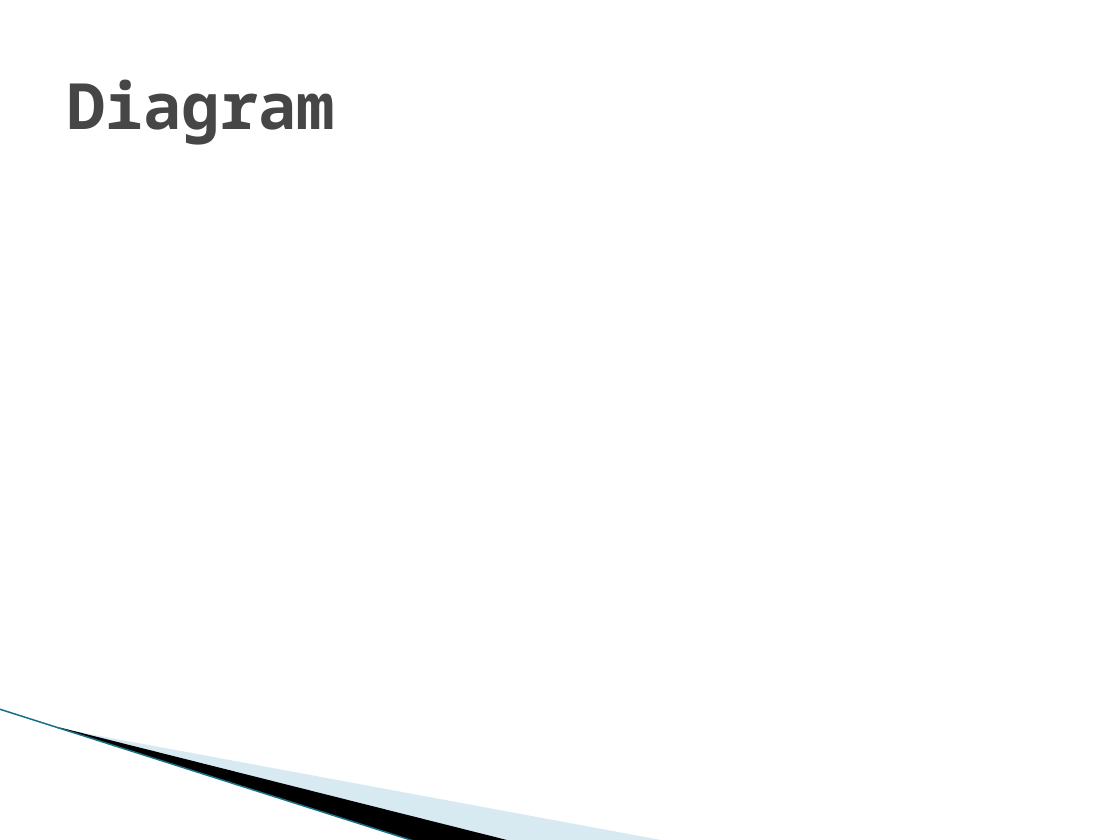
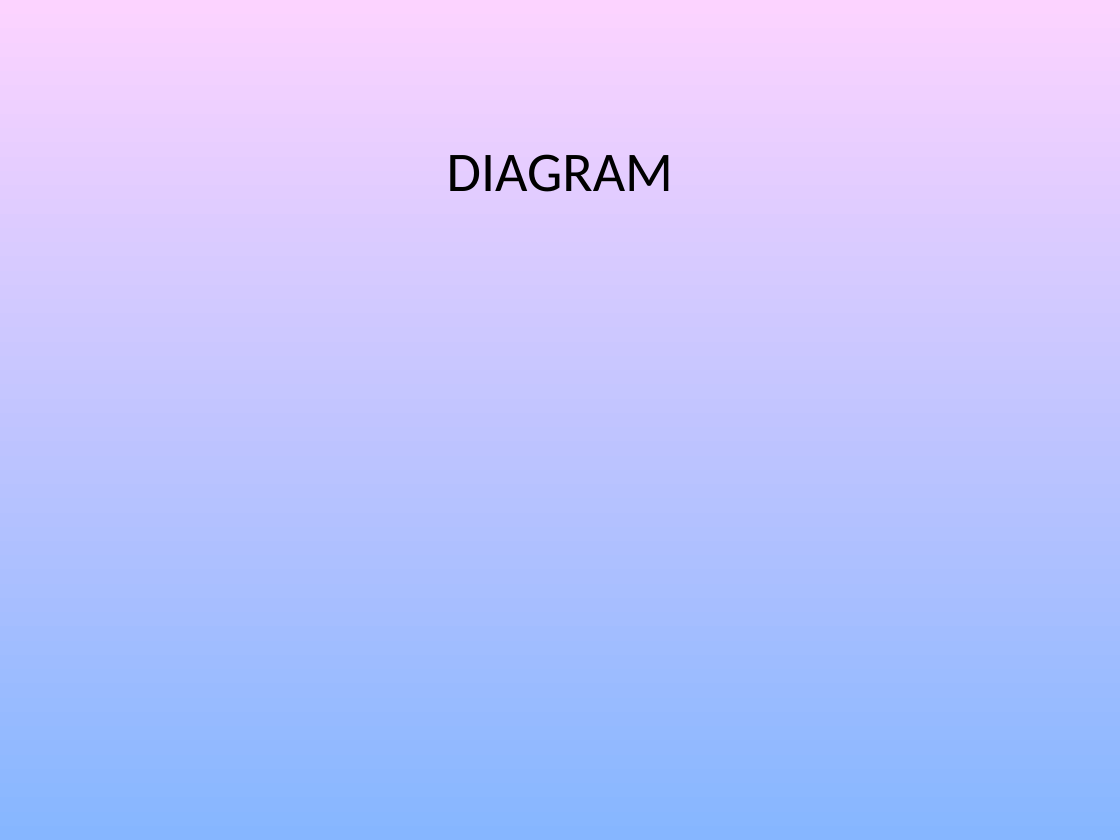
Before and after one commit to KRcpl88/EV3, a slide deck: slide 3 of Documents/2017/Desalination PP.pptx. Drawn at 1120x840 pixels with LibreOffice and Linux fonts; fonts in the diff are those of the drawing; background and template pictures are left out. Boxes give left, top, right and bottom in pixels: in the first picture for what was removed or moved away, otherwise in the second. Text is boxed around its words. In the diff, an @@ line names an element or a change of style, - is before the commit and + after.

```diff
--- a/Documents/2017/Desalination PP.pptx
+++ b/Documents/2017/Desalination PP.pptx
@@ background #FFFFFF to picture (left out) @@
@@ title at (x1=447, y1=154, x2=673, y2=192): text changed; size 41 to 36 pt; font Noto Sans Mono to Calibri; text colour #464646 to #000000; bold off @@
-Diagram
+DIAGRAM
@@ freeform shape removed at (x1=87, y1=613, x2=553, y2=790) @@
@@ freeform shape removed at (x1=0, y1=709, x2=459, y2=812) @@
@@ line removed from (0, 709) to (416, 840) @@
```
Also in this commit, not shown: 4 other slides changed, 1 slide added, 1 slide removed.
